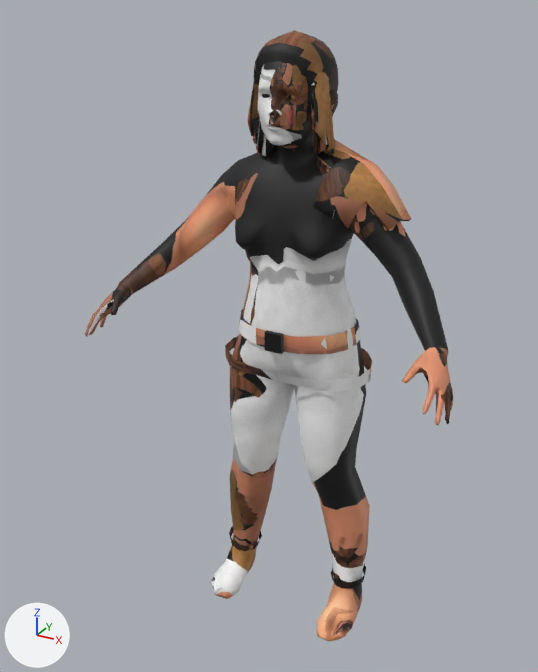
The glTF model public/heroes/merkel.glb: old version first, new version second.
Before and after are seen from a camera (50 mm lens) standing at (0.847, -1.741, 1.718) and looking at (-0.048, -0.113, 0.904). Every picture has the same lights, and +X, +Y and +Z are marked at lower left. The first picture is the older version. Vertices at exactly the same position are counted once.

Names of what the first picture shows: 'hero'.
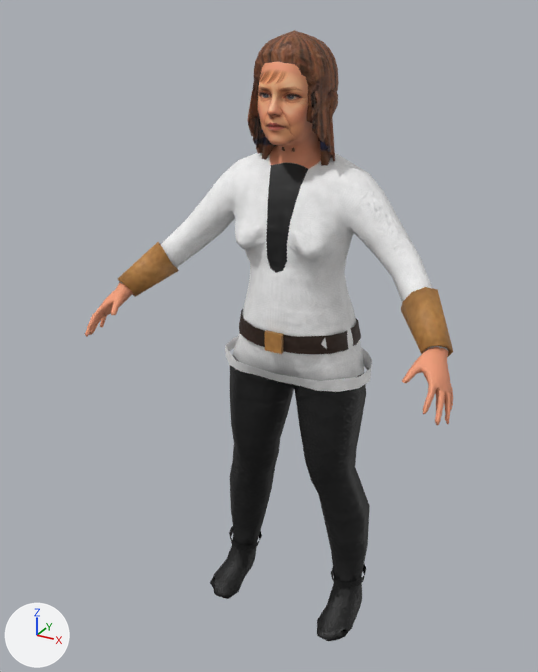
The change, as JSON lines over the scene's bpy script:
```json
{"block": "me_hero", "where": "# used by ob_hero; location = (0.0, 0.0, 0.0)"}
{"op": "remove", "block": "me_hero", "code": "me_hero.from_pydata(...)  # 3654 vertices, 7110 faces; spans x -0.51..0.51, y -0.36..0.12, z -0.01..1.67"}
{"op": "add", "block": "me_hero", "code": "me_hero.from_pydata(...)  # 3662 vertices, 7130 faces; spans x -0.51..0.51, y -0.36..0.12, z -0.01..1.67"}
{"block": "me_hero", "change": "me_hero part 1: a new loose piece of 32 vertices spanning x 0.33..0.47, y -0.25..-0.09, z 0.98..1.13, in mat_hero"}
{"block": "me_hero", "change": "me_hero part 2: a new loose piece of 32 vertices spanning x -0.47..-0.33, y -0.25..-0.09, z 0.98..1.13, in mat_hero"}
{"block": "me_hero", "change": "me_hero part 3: the loose piece of 56 vertices spanning x 0.07..0.3, y -0.16..0.07, z 1.24..1.43 is deleted"}
{"block": "me_hero", "change": "me_hero part 4: 6865 kept faces spanning x -0.51..0.51, y -0.36..0.12, z -0.01..1.67 get new texture (UV) coordinates"}
{"block": "me_hero", "change": "other edits to the shape of me_hero do not show in these pictures"}
```

What differs and where, as boxes (x1, y1, x2, y2) in the pictures (538 x 672 px):
```json
{"part": 1, "of": "me_hero", "change": "added", "after": [401, 287, 453, 357], "on screen": "brown"}
{"part": 2, "of": "me_hero", "change": "added", "after": [118, 242, 179, 297], "on screen": "brown"}
{"part": 3, "of": "me_hero", "change": "deleted", "before": [313, 139, 411, 231], "on screen": "brown"}
{"part": 4, "of": "me_hero", "change": "surface changed", "before": [85, 31, 453, 641], "after": [85, 31, 453, 641]}
```
